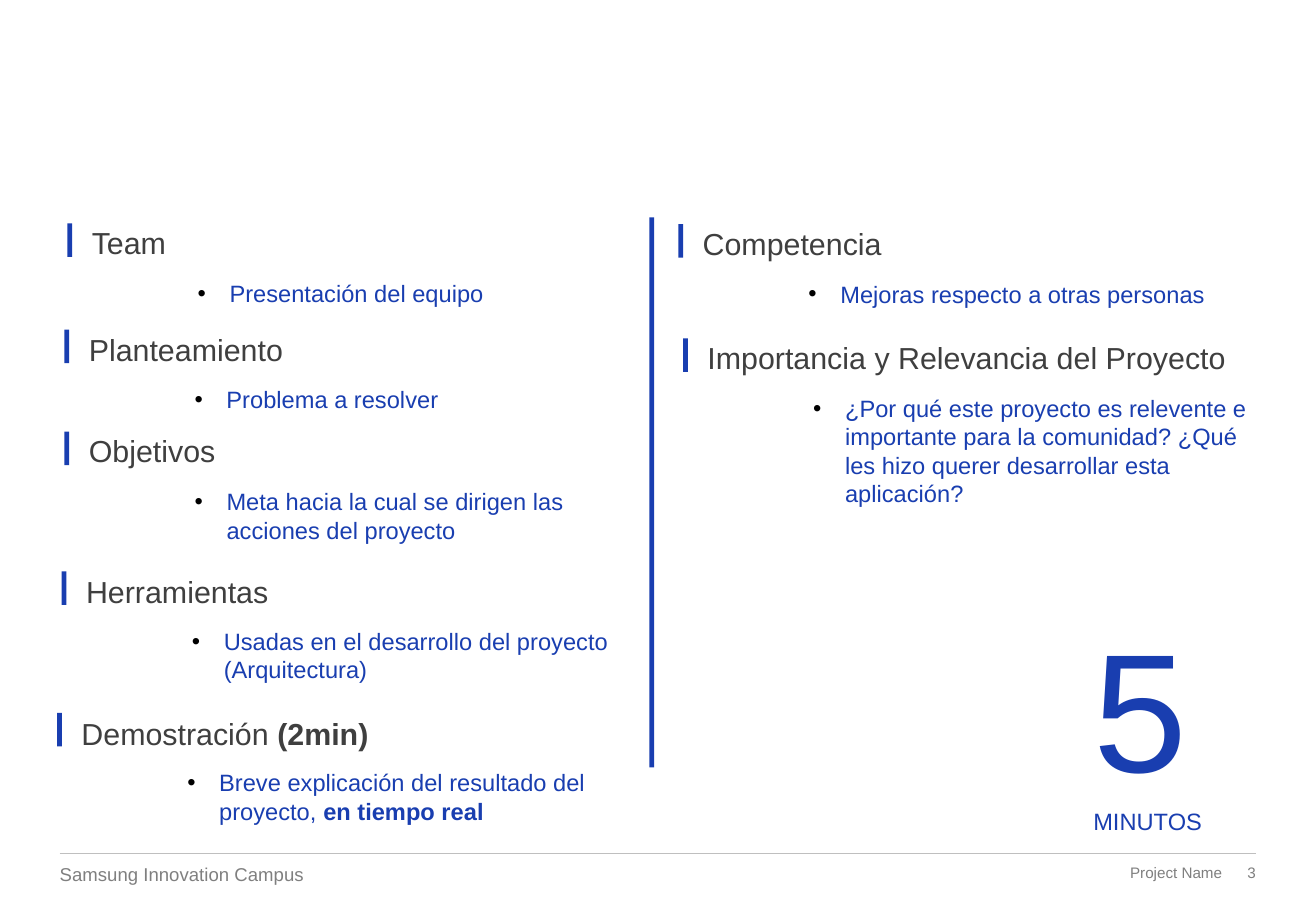
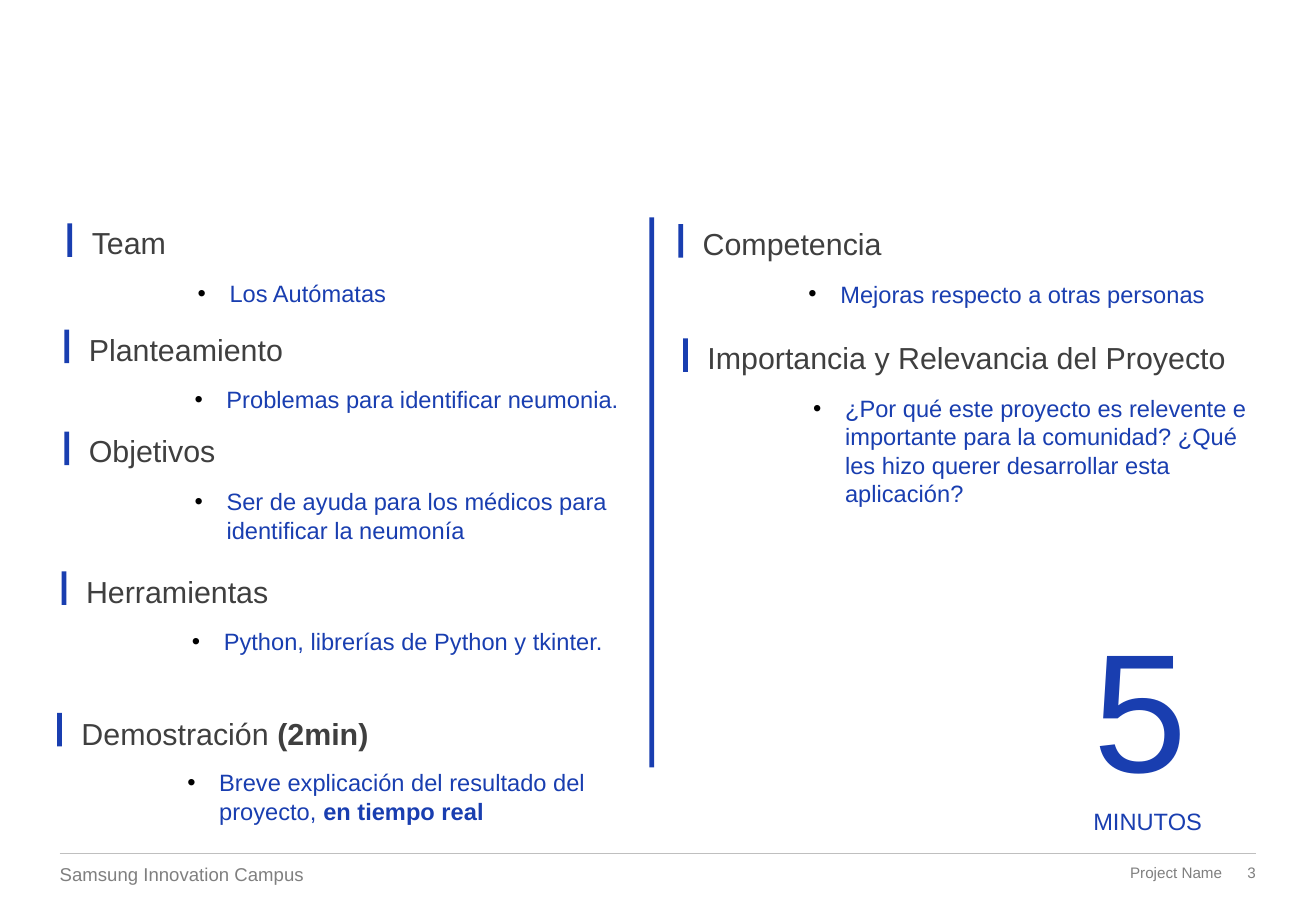
Before and after one commit to repositoriosHackaton/SIC25gt-Los-Automatas, a slide deck: slide 3 of Docs/PLANTILLA PARA PRESENTACION DEL PROYECTO (FORMATO) (2).pptx. Drawn at 1316x911 pixels with LibreOffice and Linux fonts; fonts in the diff are those of the drawing; background and template pictures are left out. Boxes give left, top, right and bottom in pixels: in the first picture for what was removed or moved away, otherwise in the second. Text is boxed around its words. In the diff, an @@ line names an element or a change of style, - is before the commit and + after.

```diff
--- a/Docs/PLANTILLA PARA PRESENTACION DEL PROYECTO (FORMATO) (2).pptx
+++ b/Docs/PLANTILLA PARA PRESENTACION DEL PROYECTO (FORMATO) (2).pptx
@@ text at <box>230,284,386,303</box>: text changed @@
-• Presentación del equipo
+• Los Autómatas
@@ text at <box>226,391,618,413</box>: text changed @@
-• Problema a resolver
+• Problemas para identificar neumonia.
@@ text at <box>227,492,606,540</box>: text changed @@
-• Meta hacia la cual se dirigen las acciones del proyecto
+• Ser de ayuda para los médicos para identificar la neumonía
@@ text at <box>224,632,603,655</box>: text changed @@
-• Usadas en el desarrollo del proyecto (Arquitectura)
+• Python, librerías de Python y tkinter.
```
Also in this commit, not shown: 11 slides added, 1 slide removed, 6 other files.
